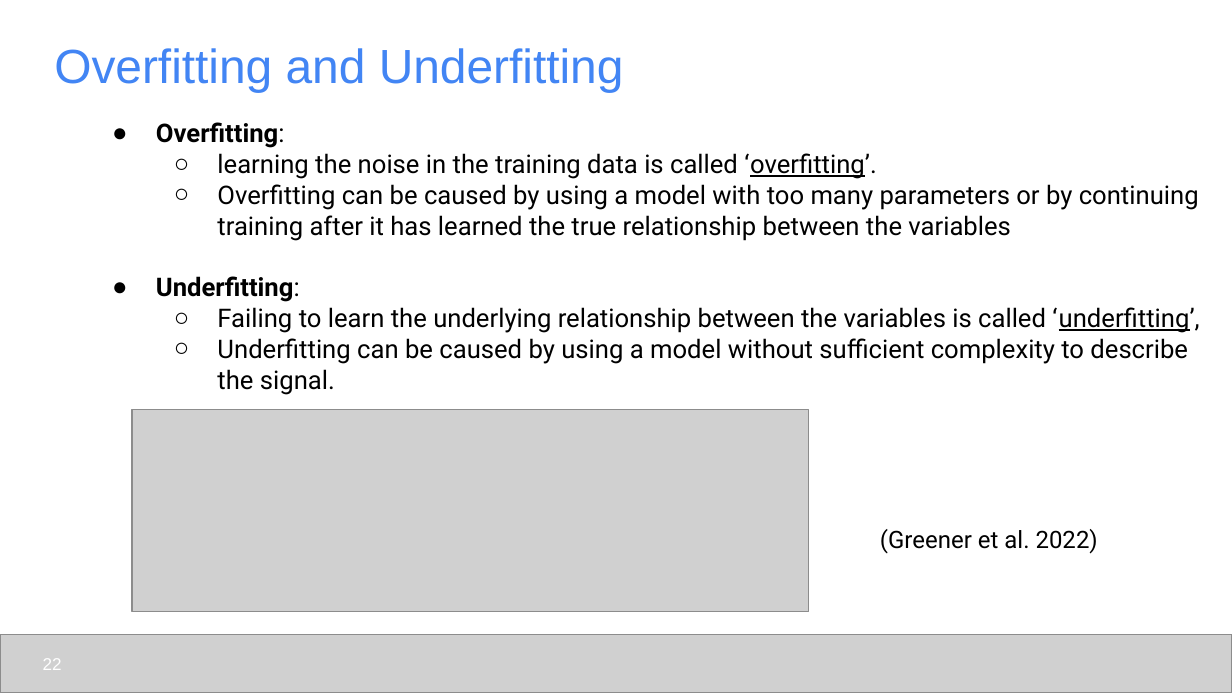
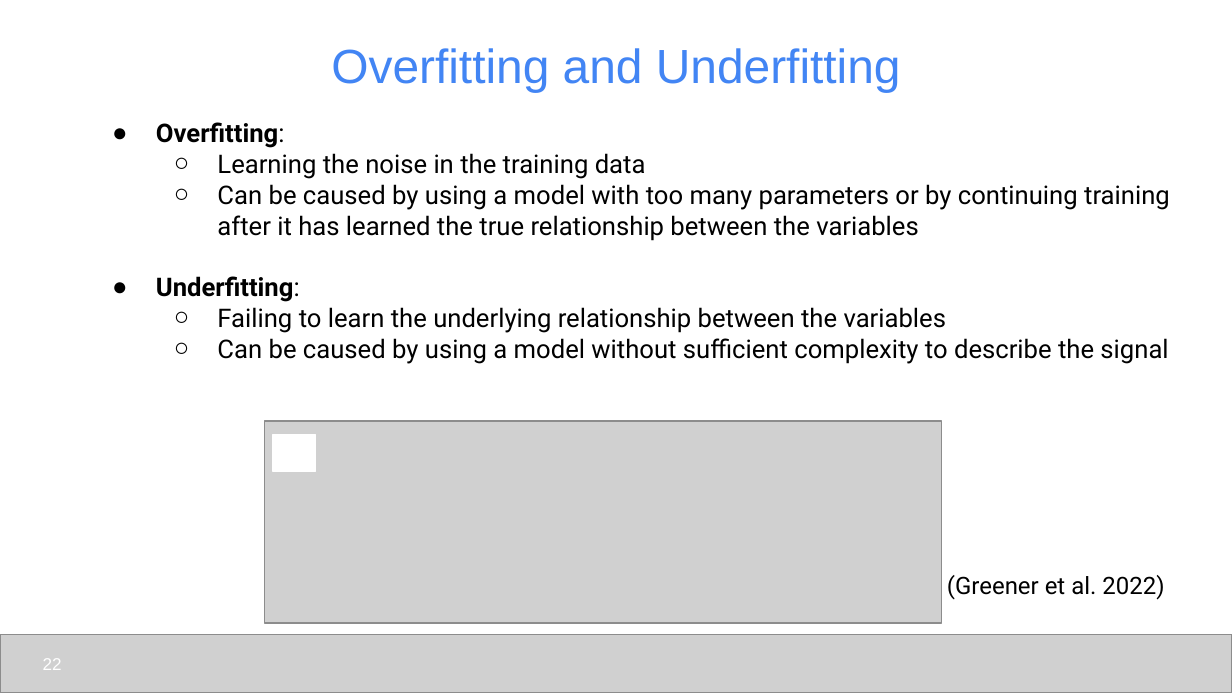
Before and after one commit to udel-cbcb/al_ml_workshop, a slide deck: slide 22 of Day_1/Lectures/Day_1_Lecture_1_Introduction_to_Artificial_Intelligence_and_Machine_Learning.pptx. Drawn at 1232x693 pixels with LibreOffice and Linux fonts; fonts in the diff are those of the drawing; grey boxes stand for pictures. Boxes give left, top, right and bottom in pixels: in the first picture for what was removed or moved away, otherwise in the second. Text is boxed around its words. In the diff, an @@ line names an element or a change of style, - is before the commit and + after.

```diff
--- a/Day_1/Lectures/Day_1_Lecture_1_Introduction_to_Artificial_Intelligence_and_Machine_Learning.pptx
+++ b/Day_1/Lectures/Day_1_Lecture_1_Introduction_to_Artificial_Intelligence_and_Machine_Learning.pptx
@@ title "Overfitting and Underfitting" at box(331, 48, 901, 92): alignment left to centre @@
@@ text at box(217, 153, 1170, 241): text changed @@
-  ○ learning the noise in the training data is called ‘overfitting’.
-  ○ Overfitting can be caused by using a model with too many parameters or by continuing training after it has learned the true relationship between the variables
+  ○ Learning the noise in the training data
+  ○ Can be caused by using a model with too many parameters or by continuing training after it has learned the true relationship between the variables
@@ text at box(217, 307, 1168, 364): text changed @@
-  ○ Failing to learn the underlying relationship between the variables is called ‘underfitting’,
-  ○ Underfitting can be caused by using a model without sufficient complexity to describe the signal.
+  ○ Failing to learn the underlying relationship between the variables
+  ○ Can be caused by using a model without sufficient complexity to describe the signal
@@ picture: place and size @@
-picture at box(132, 409, 808, 611)
+picture at box(265, 421, 941, 623)
@@ rectangle added at box(274, 434, 315, 471), fill #FFFFFF, outline #FFFFFF 0.75 pt @@
@@ text "(Greener et al. 2022)": place and size @@
-text "(Greener et al. 2022)" at box(880, 529, 1098, 554)
+text "(Greener et al. 2022)" at box(947, 575, 1164, 600)
```
Also in this commit, not shown: 21 other slides changed, 2 slides added, 3 slides removed, 2 other files.
